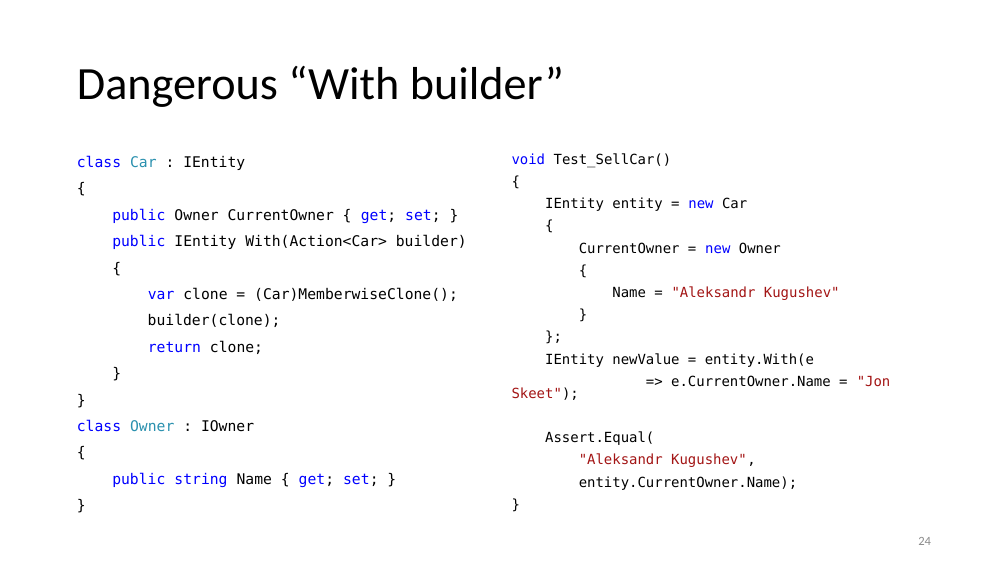
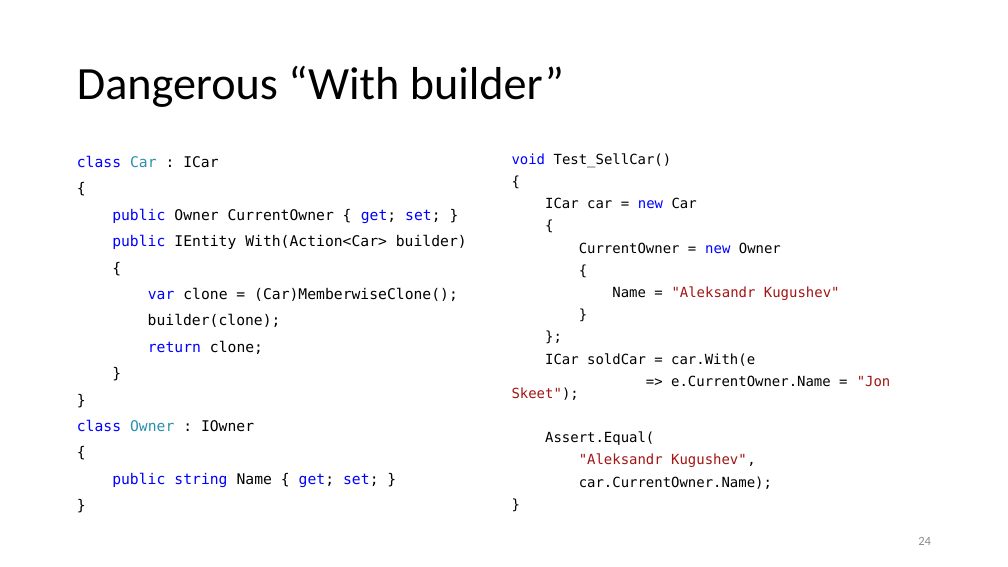
Before and after one commit to kugushev/presentations, a slide deck: slide 24 of Presentation.pptx. Drawn at 1008x567 pixels with LibreOffice and Linux fonts; fonts in the diff are those of the drawing. Boxes give left, top, right and bottom in pixels: in the first picture for what was removed or moved away, otherwise in the second. Text is boxed around its words. In the diff, an @@ line names an element or a change of style, - is before the commit and + after.

```diff
--- a/Presentation.pptx
+++ b/Presentation.pptx
@@ text at bbox=[77, 155, 218, 168]: text changed; text colour #000000 to #0000FF @@
-class Car : IEntity
+class Car : ICar
@@ text at bbox=[545, 197, 697, 209]: text changed @@
-IEntity entity = new Car
+ICar car = new Car
@@ text at bbox=[545, 353, 755, 366]: text changed @@
-IEntity newValue = entity.With(e
+ICar soldCar = car.With(e
@@ text at bbox=[579, 476, 772, 489]: text changed @@
-entity.CurrentOwner.Name);
+car.CurrentOwner.Name);
```
Also in this commit, not shown: 1 other file.
